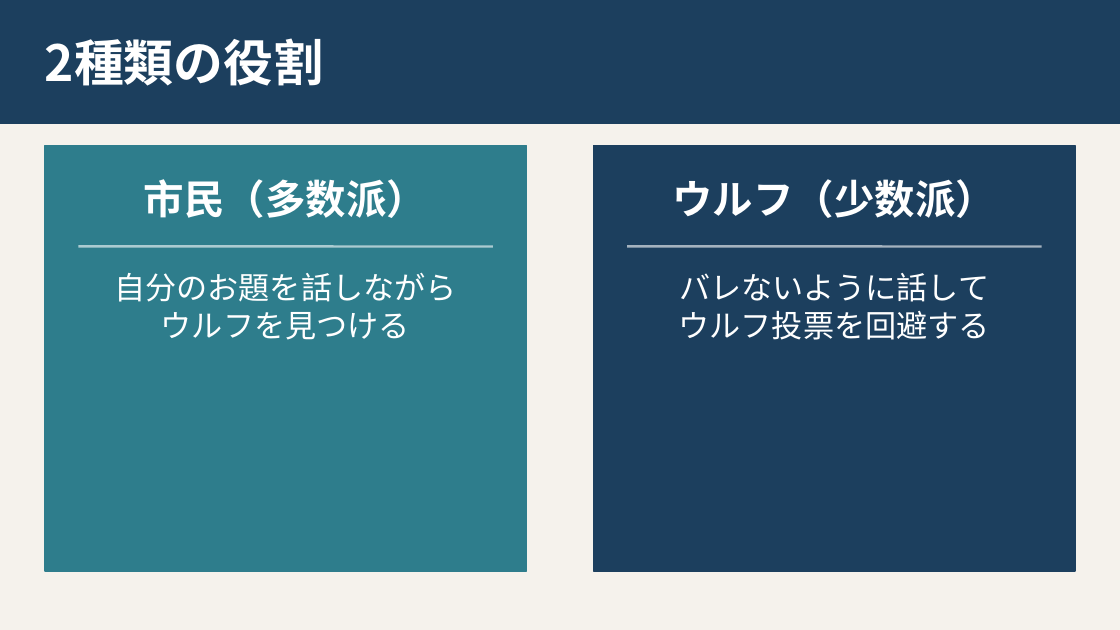
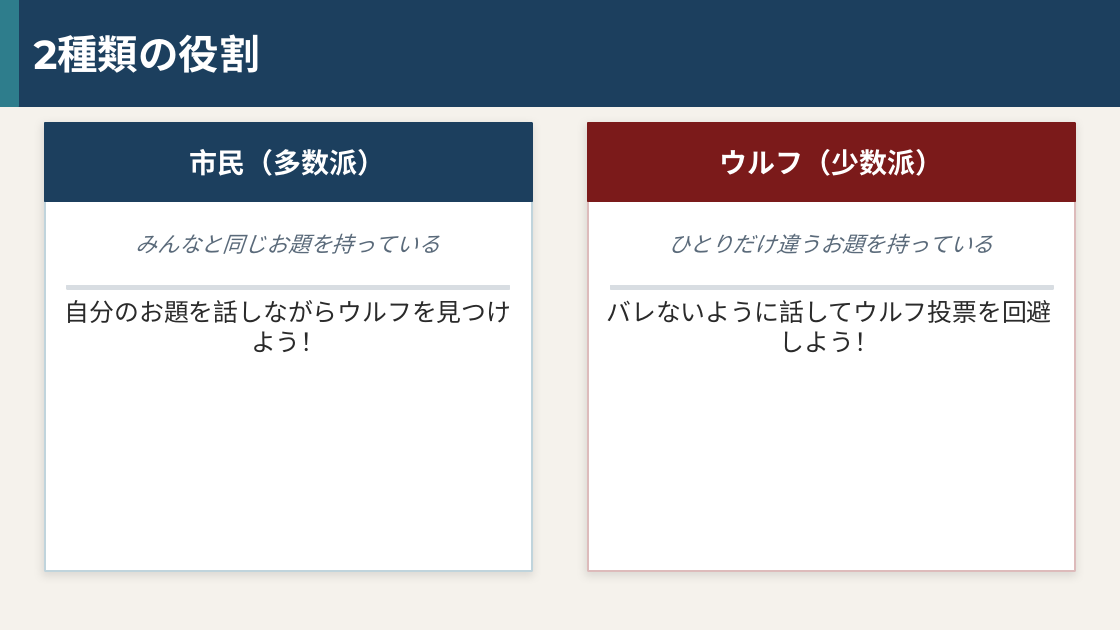
Before and after one commit to tagiiii/roomk-tools, a slide deck: slide 3 of docs/word-wolf-guide.pptx. Drawn at 1120x630 pixels with LibreOffice and Linux fonts; fonts in the diff are those of the drawing. Boxes give left, top, right and bottom in pixels: in the first picture for what was removed or moved away, otherwise in the second. Text is boxed around its words. In the diff, an @@ line names an element or a change of style, - is before the commit and + after.

```diff
--- a/docs/word-wolf-guide.pptx
+++ b/docs/word-wolf-guide.pptx
@@ rectangle: place and size @@
-rectangle at <box>0,0,1120,123</box>
+rectangle at <box>0,0,1120,106</box>
@@ rectangle added at <box>0,0,18,106</box>, fill #2E7D8C, outline #2E7D8C 1 pt @@
@@ text "2種類の役割": place and size @@
-text "2種類の役割" at <box>45,38,323,86</box>
+text "2種類の役割" at <box>34,34,260,73</box>
@@ text "2種類の役割" at <box>34,34,260,73</box>: size 32 to 26 pt, font Noto Sans CJK JP to Montserrat @@
@@ rectangle: place and size @@
-rectangle at <box>45,146,526,571</box>
+rectangle at <box>45,123,532,571</box>
@@ rectangle at <box>45,123,532,571</box>: fill #2E7D8C to #FFFFFF; outline #2E7D8C 1 pt to #C0D4DC 1.5 pt; shadow on @@
@@ rectangle added at <box>45,123,532,202</box>, fill #1C3F5E, outline #1C3F5E 1 pt @@
@@ text "市民（多数派）": place and size @@
-text "市民（多数派）" at <box>144,179,427,218</box>
+text "市民（多数派）" at <box>190,149,386,176</box>
@@ text "市民（多数派）" at <box>190,149,386,176</box>: size 26 to 18 pt, font Noto Sans CJK JP to Montserrat @@
@@ rectangle: place and size @@
-rectangle at <box>594,146,1075,571</box>
+rectangle at <box>588,123,1075,571</box>
@@ rectangle at <box>588,123,1075,571</box>: fill #1C3F5E to #FFFFFF; outline #1C3F5E 1 pt to #DDBBBB 1.5 pt; shadow on @@
@@ rectangle added at <box>588,123,1075,202</box>, fill #7B1A1A, outline #7B1A1A 1 pt @@
@@ text "ウルフ（少数派）" at <box>719,149,943,176</box>: size 26 to 18 pt, font Noto Sans CJK JP to Montserrat @@
@@ text "ウルフ（少数派）": place and size @@
-text "ウルフ（少数派）" at <box>672,179,996,218</box>
+text "ウルフ（少数派）" at <box>719,149,943,176</box>
@@ text added at <box>136,233,440,254</box>, 14 pt, text #5A6A7A, italic @@
+みんなと同じお題を持っている
@@ text added at <box>668,233,994,254</box>, 14 pt, text #5A6A7A, italic @@
+ひとりだけ違うお題を持っている
@@ line removed from (78, 246) to (493, 246) @@
@@ line removed from (627, 246) to (1042, 246) @@
@@ rectangle added at <box>67,286,510,289</box>, fill #D8DDE2, outline #D8DDE2 1 pt @@
@@ rectangle added at <box>610,286,1053,289</box>, fill #D8DDE2, outline #D8DDE2 1 pt @@
@@ text at <box>65,300,511,352</box>: text changed; size 20 to 16 pt; font Noto Sans CJK JP to Calibri; text colour #FFFFFF to #2A2A2A @@
-自分のお題を話しながら
-ウルフを見つける
+自分のお題を話しながらウルフを見つけよう！
@@ text at <box>607,300,1052,353</box>: text changed; size 20 to 16 pt; font Noto Sans CJK JP to Calibri; text colour #FFFFFF to #2A2A2A @@
-バレないように話して
-ウルフ投票を回避する
+バレないように話してウルフ投票を回避しよう！
```
Also in this commit, not shown: 5 other slides changed, 2 other files.
